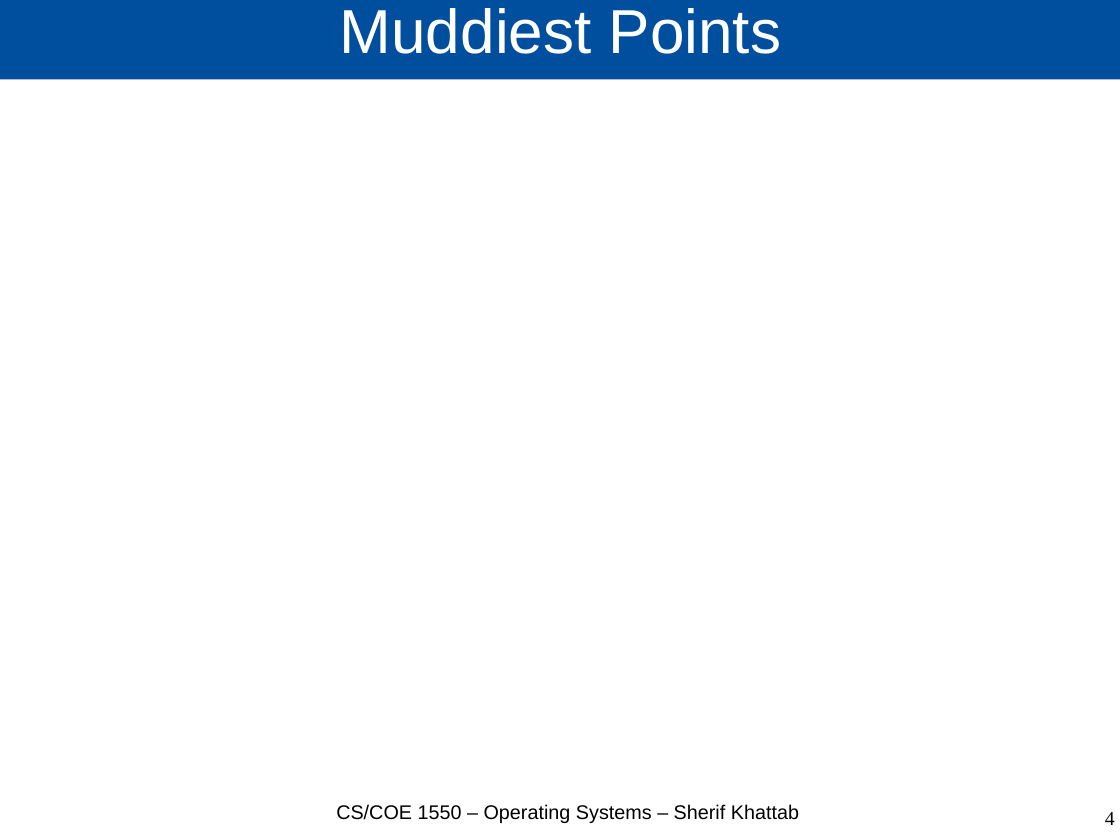
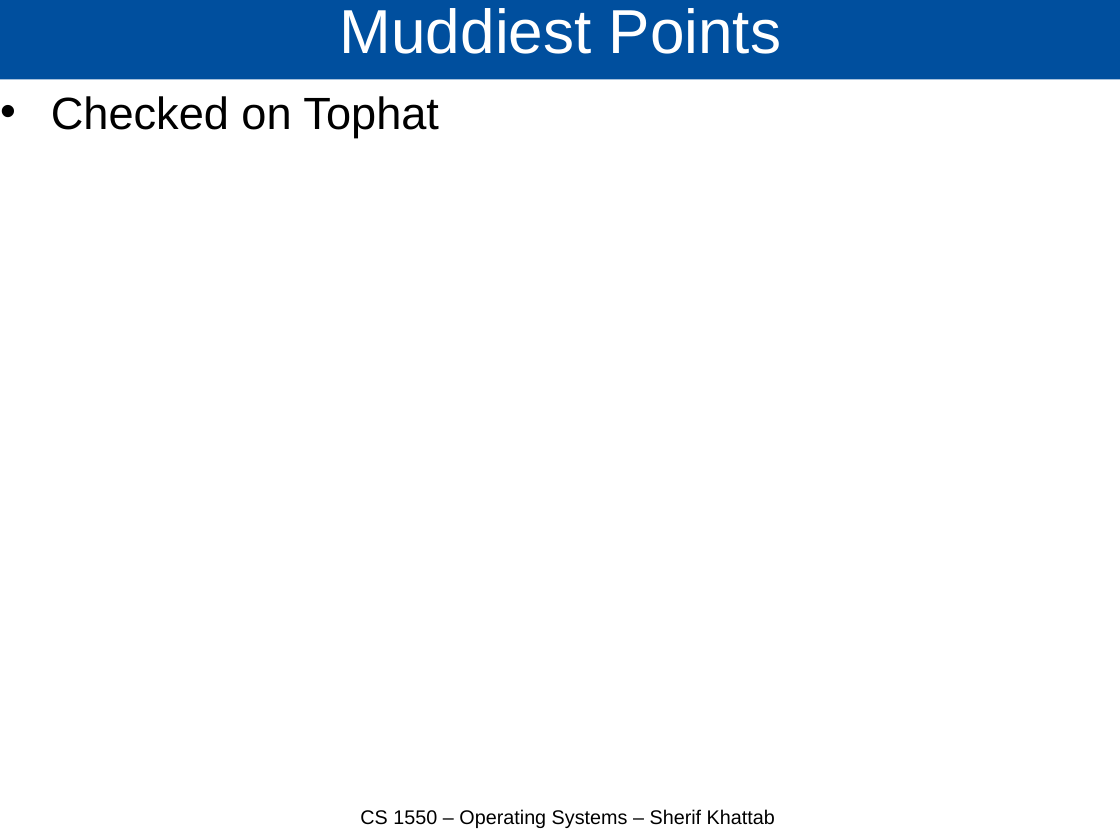
Before and after one commit to cs1550-2224/cs1550-code-handouts, a slide deck: slide 4 of DraftSlides/Lecture11.pptx. Drawn at 1120x840 pixels with LibreOffice and Linux fonts; fonts in the diff are those of the drawing. Boxes give left, top, right and bottom in pixels: in the first picture for what was removed or moved away, otherwise in the second. Text is boxed around its words. In the diff, an @@ line names an element or a change of style, - is before the commit and + after.

```diff
--- a/DraftSlides/Lecture11.pptx
+++ b/DraftSlides/Lecture11.pptx
@@ text added at (51, 96, 439, 137), 32 pt, text #000000 @@
+• Checked on Tophat
@@ text at (360, 809, 775, 828): text changed @@
-CS/COE 1550 – Operating Systems – Sherif Khattab
+CS 1550 – Operating Systems – Sherif Khattab
@@ page number removed at (1105, 812, 1115, 825) @@
-4
```
Also in this commit, not shown: 3 other slides changed, 10 slides added, 1 slide removed, 1 other file.
